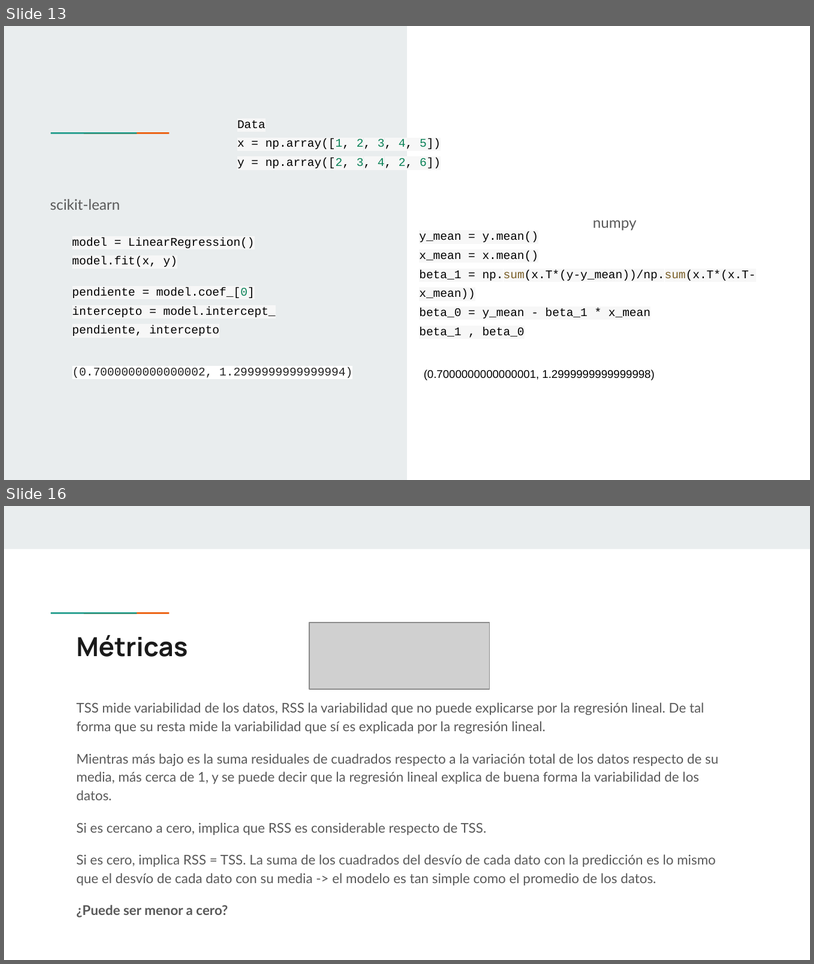
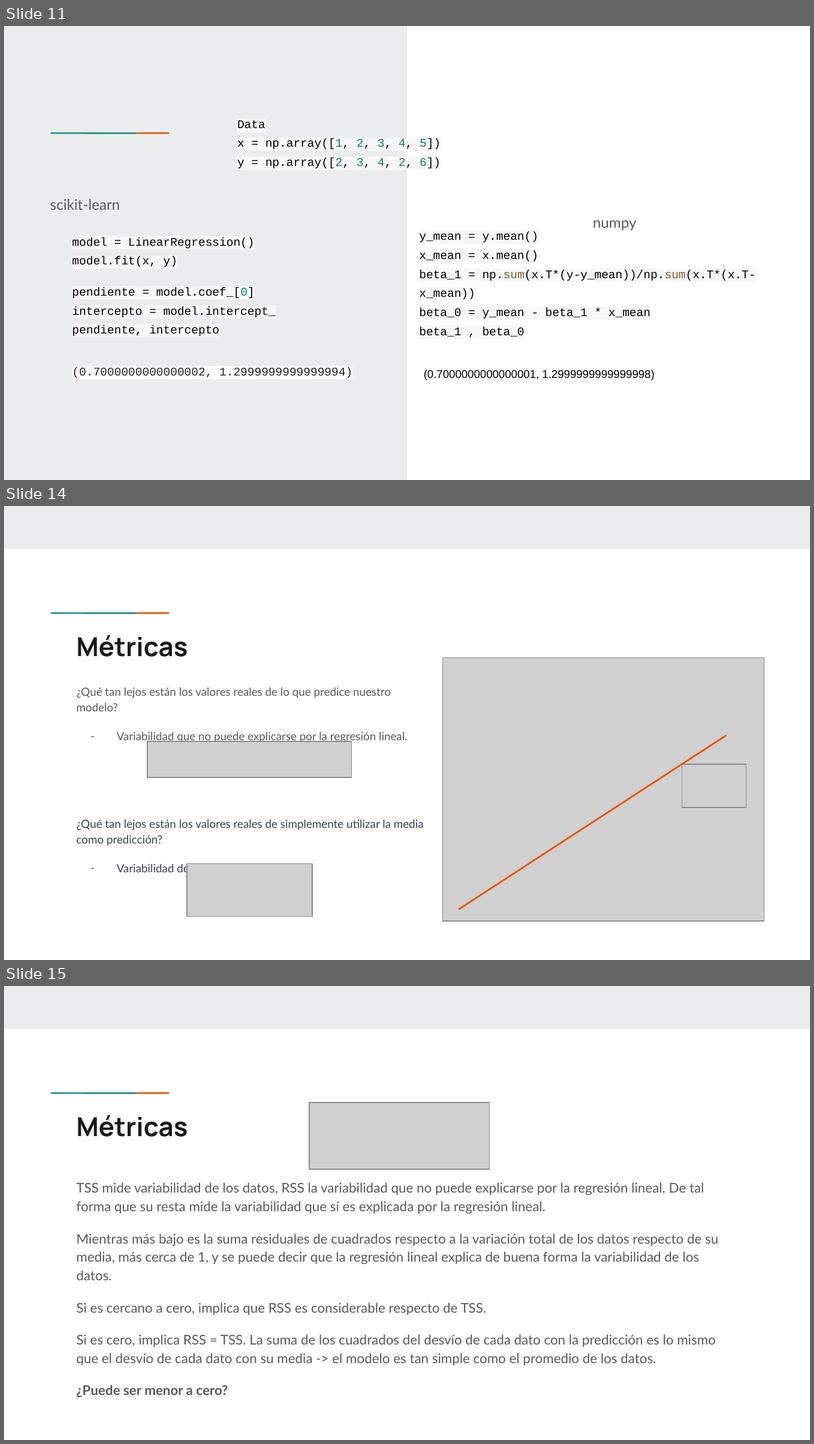
Before and after one commit to MaxiFrank7/Facultad, a slide deck: TUIA_Segundo/2Cuatrimestre/4C_MachineLearning/Unidad 2_ Regresión Lineal/Clase 3 - Regresión Lineal.pptx. Shown one above the other, each under a label of ours: slides 13 and 16 before the commit, slides 11, 14 and 15 after it; the slides between them are not shown. The pictures are 814x964 and 814x1444 pixels, drawn with LibreOffice and Linux fonts; fonts in the diff are those of the drawing; grey boxes stand for pictures. Boxes give left, top, right and bottom in pixels: in the first picture for what was removed or moved away, otherwise in the second. Text is boxed around its words. In the diff, an @@ line names an element or a change of style, - is before the commit and + after.

```diff
--- a/TUIA_Segundo/2Cuatrimestre/4C_MachineLearning/Unidad 2_ Regresión Lineal/Clase 3 - Regresión Lineal.pptx
+++ b/TUIA_Segundo/2Cuatrimestre/4C_MachineLearning/Unidad 2_ Regresión Lineal/Clase 3 - Regresión Lineal.pptx
@@ slide 14 added at [4, 506, 810, 960], background #FFFFFF; not listed: 3 template elements that a slide beside it also shows @@
@@ title added at [77, 635, 188, 657], 23.4 pt, text #1A1A1A, bold @@
+Métricas
@@ picture added at [443, 658, 764, 921] @@
@@ text added at [77, 687, 424, 875], 10.1 pt, text #595959 @@
+¿Qué tan lejos están los valores reales de lo que predice nuestro modelo?
+– Variabilidad que no puede explicarse por la regresión lineal.
+¿Qué tan lejos están los valores reales de simplemente utilizar la media como predicción?
+– Variabilidad de los Datos
@@ line added from (459, 909) to (726, 735), #EB5600 1.5 pt @@
@@ picture added at [147, 741, 353, 778] @@
@@ picture added at [682, 764, 746, 807] @@
@@ picture added at [187, 863, 312, 916] @@
@@ what was slide 13 is now slide 11 @@
@@ what was slide 16 is now slide 15 @@
```
Also in this commit, not shown: 4 slides changed, 1 other slide added, 3 slides removed, 53 other files.
